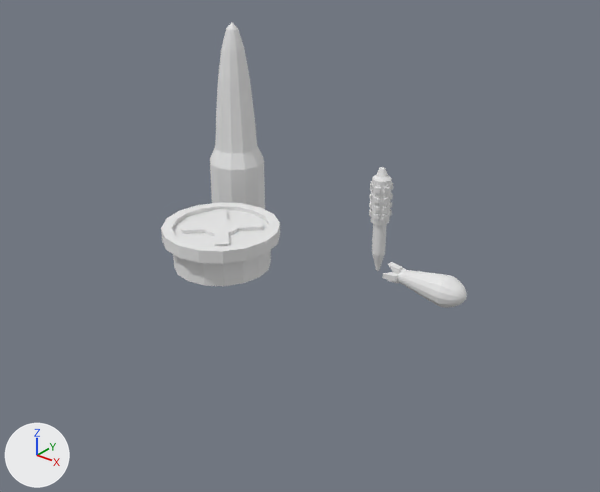
Before and after pictures for a commit that changed the Blender file asssets/bomb2.blend.
One viewpoint serves both versions: a camera (50 mm lens) standing at (51.3, -77.4, 46.6) and looking at (-2.2, -10.5, 5.0). Lighting does not change. The marker at lower left points along +X, +Y and +Z.

Objects in the first picture: 'mine10', 'mine3', 'mine7', 'mine8'.
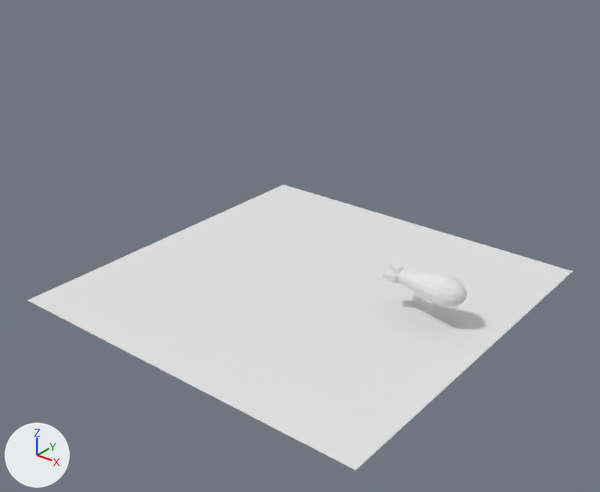
Where the newer file only moved an object's origin or applied its transform, the numbers keep the older frame.

What changed in the scene script:
```text
Add me_plane:
    me_plane.from_pydata([(1.0, 1.0, 0.0), (1.0, -1.0, 0.0), (-1.0, -1.0, 0.0), (-1.0, 1.0, 0.0)], [], [(0, 3, 2, 1)])
Remove ob_mine8:
    ob_mine8 = bpy.data.objects.new('mine8', me_sphere_003)
    ob_mine8.location = (-22.8, 1.4, 10.0)
    ob_mine8.scale = (10.0, 10.0, 10.0)
Remove ob_mine10:
    ob_mine10 = bpy.data.objects.new('mine10', me_cylinder_003)
    ob_mine10.location = (2.6, -1.4, 11.2)
    ob_mine10.scale = (2.0, 2.0, 2.0)
Remove ob_mine7:
    ob_mine7 = bpy.data.objects.new('mine7', me_cylinder_001)
    ob_mine7.location = (-13.8, -11.4, 1.3)
    ob_mine7.scale = (6.0, 6.0, 1.8)
Add ob_plane:
    ob_plane = bpy.data.objects.new('Plane', me_plane)
    ob_plane.location = (-2.5, -8.5, -1.0)
    ob_plane.scale = (23.2, 23.2, 23.2)
```

Pixel boxes (x1, y1, x2, y2) of what changed, in the pictures (600 x 492 px):
'Plane', added: after (27, 185, 573, 470)
'mine7', deleted: before (161, 202, 280, 286)
'mine8', deleted: before (210, 23, 265, 209)
'mine10', deleted: before (369, 167, 393, 271)
